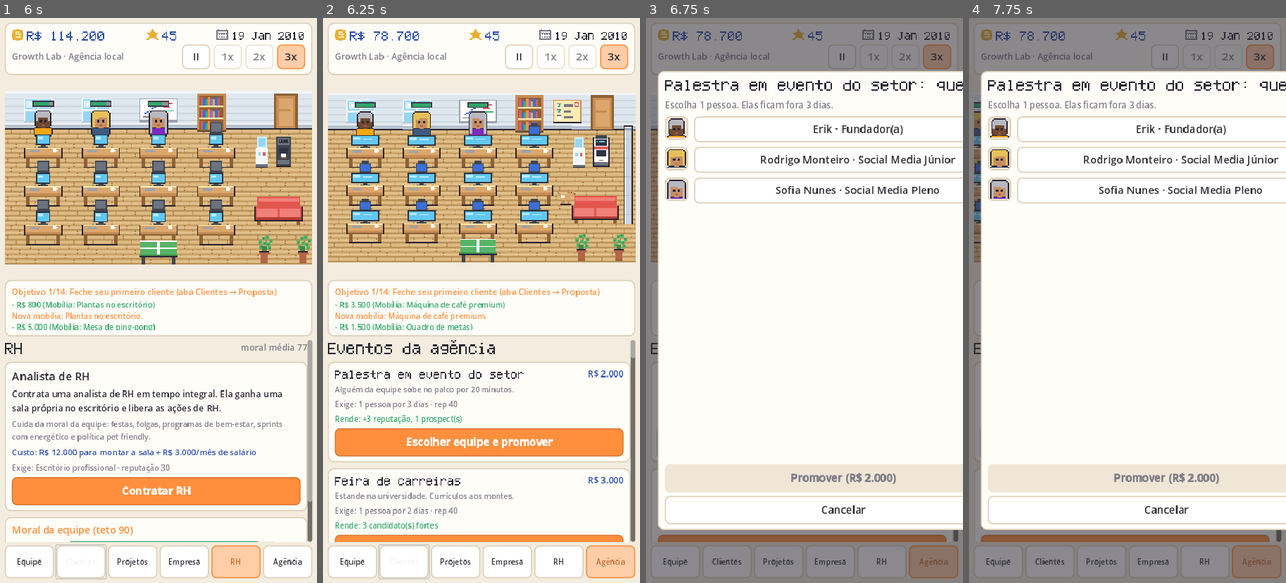
Above: before the commit, frames 1-4 (left to right).
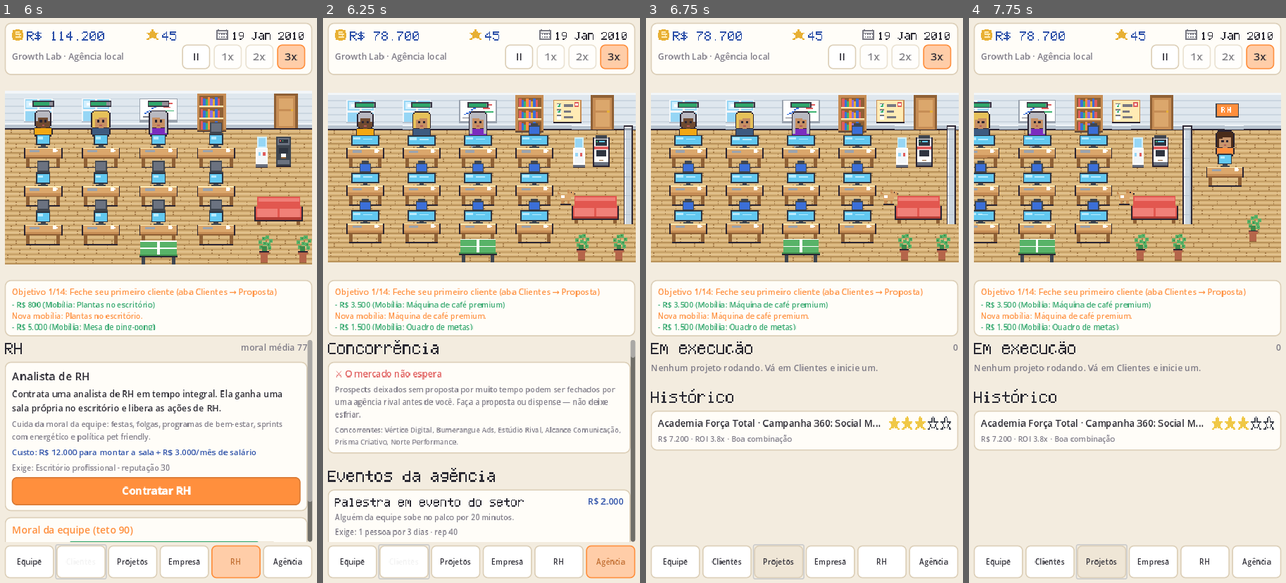
Above: after the commit, the same moments.

Repository: erikedusantanna/Growth-Story
Game: Godot game, scene res://tests/screenshot_tour.tscn
Two runs of this game, one before a commit and one after it. Both use one fixed random seed, a clock stepped at 60 frames per second and the inputs below. This scene is started directly instead of the project's main scene.
Inputs (mouse positions are in pixels of both pictures, inside the frame that each line leads up to):
- Up to frame 1 (6 s): click "II" at 0.5 s; click ">" at 1.25 s; click "1x" at 2 s; click "2x" at 2.75 s; click "3x" at 3.5 s; click "Equipe" at 4.25 s; click "Clientes" at 5 s; click "Dispensar" at 5.75 s
- Up to frame 2 (6.25 s): no input
- Up to frame 3 (6.75 s): click "Escolher equipe e promover" at 6.5 s
- Up to frame 4 (7.75 s): click (1124, 549) at 7.25 s, where only the run before the commit has a clickable "Escolher equipe e promover"

Frame 1 is identical in both runs. In frame 2, 13% of the frame differs, in the area x 1-99%, y 57-93%; in frame 3, 80%; in frame 4, 80%, in the area x 0-100%, y 0-100%.

Commit message:
Departamentos, gerentes e concorrência (recorte da Fase 4 do roadmap)
Quarto e último passo da rodada combinada com o usuário. A Fase 4 completa do GDD junta
bastante coisa (gerentes, departamentos, concorrentes, imprensa, aquisições, expansão
internacional); o usuário escolheu focar em departamentos/gerentes e concorrentes agora.

## Departamentos e gerentes (GDD §30-31)

- A partir do escritório com departamentos (nível 4), o jogador agrupa a equipe em
  departamentos (Criação, Estratégia, Performance, Atendimento, Tecnologia, Gestão).
- Um departamento com gerente (carreira "Gerente" ou acima) e 2+ pessoas rende +8% de
  produtividade a todos ali — reaproveita o padrão de bônus multiplicativo já usado por
  RH e mobília.
- Aba Equipe: visão geral dos departamentos (quem está em cada um, bônus ativo ou não) e
  um seletor por funcionário.

## Concorrência (GDD §30-31, §35)

- Prospects deixados sem proposta por muito tempo (22+ dias) agora podem ser fechados por
  uma agência rival antes do jogador — soma-se aos eventos que já existiam (proposta a
  funcionário, concorrente em ascensão), cobrindo a outra ponta: a disputa por clientes
  ainda não fechados.
- Aba Agência ganha um cartão explicando a mecânica e listando as agências rivais.

Validação: sim_test cobre o desbloqueio de departamentos, o bônus de produtividade
(com e sem gerente/quórum), persistência no save, e um prospect esquecido sendo fechado
pela concorrência; balanceamento de 3 anos e ui_smoke_test continuam passando limpos.
Screenshots das duas telas novas.

Co-Authored-By: Claude Fable 5.1 <noreply@anthropic.com>
Claude-Session: https://claude.ai/code/session_01VHKpn2xx3REFSoFH9J4JN9

Diff:
--- /dev/null
+++ b/data/competitors.json
@@ -0,0 +1,6 @@
+{
+  "agencies": ["Vértice Digital", "Bumerangue Ads", "Estúdio Rival", "Alcance Comunicação", "Prisma Criativo", "Norte Performance"],
+  "min_day": 60,
+  "steal_after_idle_days": 22,
+  "steal_chance_per_day": 0.05
+}
--- /dev/null
+++ b/data/departments.json
@@ -0,0 +1,13 @@
+{
+  "unlock_office": 4,
+  "min_members_for_bonus": 2,
+  "productivity_bonus": 0.08,
+  "departments": [
+    {"id": "criacao", "name": "Criação", "attr": "creativity", "desc": "Ideias, peças e campanhas criativas."},
+    {"id": "estrategia", "name": "Estratégia", "attr": "strategy", "desc": "Planejamento e posicionamento."},
+    {"id": "performance", "name": "Performance", "attr": "performance", "desc": "Mídia paga e resultado mensurável."},
+    {"id": "atendimento", "name": "Atendimento", "attr": "communication", "desc": "Relacionamento com o cliente."},
+    {"id": "tecnologia", "name": "Tecnologia", "attr": "technology", "desc": "Ferramentas, dados e automação."},
+    {"id": "gestao", "name": "Gestão", "attr": "management", "desc": "Processos e operação da agência."}
+  ]
+}
--- a/src/core/content_db.gd
+++ b/src/core/content_db.gd
@@ -24,6 +24,8 @@
 var furniture: Dictionary = {}
 var agency_events: Dictionary = {}
 var eras: Array = []
+var departments: Dictionary = {}
+var competitors: Dictionary = {}
 
 
 func load_all() -> void:
@@ -57,6 +59,8 @@
 	furniture = _load_json("res://data/furniture.json")
 	agency_events = _load_json("res://data/agency_events.json")
 	eras = _load_json("res://data/eras.json").get("eras", [])
+	departments = _load_json("res://data/departments.json")
+	competitors = _load_json("res://data/competitors.json")
 
 
 func _load_json(path: String) -> Dictionary:
--- a/src/core/game_manager.gd
+++ b/src/core/game_manager.gd
@@ -15,6 +15,8 @@
 var hr := HRSystem.new()
 var agency_events := AgencyEventSystem.new()
 var era := EraSystem.new()
+var departments := DepartmentSystem.new()
+var competitors := CompetitorSystem.new()
 var save := SaveSystem.new()
 var time := TimeSystem.new()
 
@@ -27,7 +29,7 @@
 func _ready() -> void:
 	content = ContentDB.new()
 	content.load_all()
-	for system in [services, employees, clients, projects, finance, reputation, events, office, objectives, hr, agency_events, era, time]:
+	for system in [services, employees, clients, projects, finance, reputation, events, office, objectives, hr, agency_events, era, departments, competitors, time]:
 		system.setup(self)
 	EventBus.state_changed.connect(func(): if state != null: objectives.check())
 
@@ -98,6 +100,7 @@
 	employees.on_day()
 	projects.on_day()
 	clients.on_day()
+	competitors.on_day()
 	events.on_day()
 	hr.on_day()
 	agency_events.on_day()
--- a/src/models/employee.gd
+++ b/src/models/employee.gd
@@ -37,6 +37,7 @@
 var busy_reason: String = ""
 var months_since_raise: int = 0
 var journey: Array = []                # [{day, text}] história do colaborador na agência
+var department: String = ""            # id do departamento (data/departments.json), "" = nenhum
 
 
 func attr(key: String) -> float:
@@ -91,7 +92,7 @@
 		"hired_on": hired_on, "candidate_expires": candidate_expires,
 		"project_id": project_id, "training_id": training_id, "busy_until": busy_until,
 		"busy_reason": busy_reason, "months_since_raise": months_since_raise,
-		"journey": journey.duplicate(true),
+		"journey": journey.duplicate(true), "department": department,
 	}
 
 
@@ -125,4 +126,5 @@
 	e.busy_reason = d.get("busy_reason", "")
 	e.months_since_raise = int(d.get("months_since_raise", 0))
 	e.journey = Array(d.get("journey", []))
+	e.department = String(d.get("department", ""))
 	return e
--- /dev/null
+++ b/src/systems/competitor_system.gd
@@ -0,0 +1,41 @@
+class_name CompetitorSystem
+extends RefCounted
+## Concorrência (GDD §30-31 e §35): o mercado não espera. Um prospect que fica tempo
+## demais sem proposta pode ser fechado por uma agência rival antes de você.
+## Propostas recebidas por funcionários (proposta_concorrente) e o crescimento de um
+## rival específico já existem como eventos (data/events.json); este sistema cobre a
+## outra ponta: a disputa por clientes ainda não fechados.
+
+var game
+var _last_steal_day := -9999
+
+
+func setup(g) -> void:
+	game = g
+
+
+func _data() -> Dictionary:
+	return game.content.competitors
+
+
+func agency_names() -> Array:
+	return _data().get("agencies", ["Uma agência concorrente"])
+
+
+func on_day() -> void:
+	var st: GameState = game.state
+	if st.day < int(_data().get("min_day", 60)):
+		return
+	if st.day == _last_steal_day:
+		return
+	var idle_days := int(_data().get("steal_after_idle_days", 22))
+	var chance := float(_data().get("steal_chance_per_day", 0.05))
+	for c in st.prospects():
+		if st.day - c.known_on < idle_days:
+			continue
+		if st.rng.randf() < chance:
+			var names: Array = agency_names()
+			var agency: String = names[st.rng.randi_range(0, names.size() - 1)]
+			game.clients.lose_client(c, "foi fechado por %s antes de você" % agency)
+			_last_steal_day = st.day
+			break
--- /dev/null
+++ b/src/systems/department_system.gd
@@ -0,0 +1,76 @@
+class_name DepartmentSystem
+extends RefCounted
+## Departamentos e gerentes (GDD §30-31): a partir de um escritório grande, o jogador
+## pode agrupar a equipe em departamentos. Um departamento com gerente (carreira "Gerente"
+## ou acima) e pelo menos min_members_for_bonus pessoas dá um bônus de produtividade a
+## todo mundo nele — uma forma leve de "deixar de executar" sem virar um ERP.
+
+const MANAGER_CAREER_LEVEL := 5   # índice de "Gerente" em data/names.json → career
+
+var game
+
+
+func setup(g) -> void:
+	game = g
+
+
+func is_unlocked() -> bool:
+	return game.state.office_level >= int(game.content.departments.get("unlock_office", 4))
+
+
+func all() -> Array:
+	return game.content.departments.get("departments", [])
+
+
+func by_id(id: String) -> Dictionary:
+	for d in all():
+		if d["id"] == id:
+			return d
+	return {}
+
+
+func members(dept_id: String) -> Array:
+	return game.state.employees.filter(func(e): return e.department == dept_id)
+
+
+## Primeiro funcionário do departamento já promovido a Gerente (ou acima).
+func manager(dept_id: String) -> Employee:
+	for e in members(dept_id):
+		if e.career_level >= MANAGER_CAREER_LEVEL:
+			return e
+	return null
+
+
+func has_bonus(dept_id: String) -> bool:
+	var min_members := int(game.content.departments.get("min_members_for_bonus", 2))
+	return members(dept_id).size() >= min_members and manager(dept_id) != null
+
+
+## Multiplicador de produtividade do departamento de um funcionário (1.0 se não se aplica).
+func productivity_multiplier(e: Employee) -> float:
+	if e.department == "" or not is_unlocked():
+		return 1.0
+	if has_bonus(e.department):
+		return 1.0 + float(game.content.departments.get("productivity_bonus", 0.08))
+	return 1.0
+
+
+func can_assign(e: Employee, dept_id: String) -> Dictionary:
+	if not is_unlocked():
+		var office_name: String = game.office.level_data(int(game.content.departments.get("unlock_office", 4))).get("name", "")
+		return {"ok": false, "reason": "Departamentos abrem com o %s." % office_name}
+	if dept_id != "" and by_id(dept_id).is_empty():
+		return {"ok": false, "reason": "Departamento desconhecido."}
+	return {"ok": true, "reason": ""}
+
+
+func assign(e: Employee, dept_id: String) -> Dictionary:
+	var check := can_assign(e, dept_id)
+	if not check.ok:
+		return check
+	e.department = dept_id
+	if dept_id != "":
+		game.employees.add_journey(e, "Passou a fazer parte do departamento de %s." % String(by_id(dept_id).get("name", dept_id)))
+		game.add_log("%s entrou para o time de %s." % [e.name, String(by_id(dept_id).get("name", dept_id))], "promo")
+	EventBus.state_changed.emit()
+	return {"ok": true, "reason": ""}
--- a/src/systems/employee_system.gd
+++ b/src/systems/employee_system.gd
@@ -124,7 +124,7 @@
 	var buffs: Dictionary = game.hr.buff_multipliers()
 	var furniture: Dictionary = game.office.furniture_effects()
 	return base * (0.7 + e.motivation / 100.0 * 0.6) * (1.0 - e.stress / 220.0) \
-		* float(buffs["productivity"]) * float(furniture["productivity"])
+		* float(buffs["productivity"]) * float(furniture["productivity"]) * game.departments.productivity_multiplier(e)
 
 
 ## Moral (campo `motivation`) com teto dado pela mobília do escritório.
--- a/src/ui/screens/team_screen.gd
+++ b/src/ui/screens/team_screen.gd
@@ -7,6 +7,8 @@
 	var st: GameState = Game.state
 	content.add_child(header("Equipe", "%d/%d lugares · moral média %d" % [st.employees.size(), Game.office.capacity(), int(Game.employees.morale_average())]))
 	content.add_child(_office_banner())
+	if Game.departments.is_unlocked():
+		content.add_child(_departments_overview())
 	for e in st.employees:
 		content.add_child(_employee_card(e))
 	content.add_child(UIKit.spacer(4))
@@ -49,6 +51,52 @@
 	return card
 
 
+## Visão geral dos departamentos: quem está em cada um e se o bônus de produtividade está ativo.
+func _departments_overview() -> PanelContainer:
+	var card := UIKit.card()
+	var v := UIKit.card_content(card)
+	v.add_child(UIKit.label("🏢 Departamentos", 17, UIKit.COLOR_ACCENT))
+	v.add_child(UIKit.muted("Gerente + %d pessoas no mesmo departamento rendem +%d%% de produtividade para todos ali." %
+		[int(Game.content.departments.get("min_members_for_bonus", 2)), int(float(Game.content.departments.get("productivity_bonus", 0.08)) * 100)], 13))
+	for d in Game.departments.all():
+		var members: Array = Game.departments.members(d.id)
+		if members.is_empty():
+			continue
+		var row := UIKit.hbox(8)
+		var active := Game.departments.has_bonus(d.id)
+		row.add_child(UIKit.label(String(d.name), 14, UIKit.COLOR_GREEN if active else UIKit.COLOR_TEXT, false))
+		var names: Array = members.map(func(m): return m.name.split(" ")[0])
+		row.add_child(UIKit.muted("%s%s" % [", ".join(names), " · bônus ativo" if active else ""], 13))
+		v.add_child(row)
+	return card
+
+
+## Linha com o departamento atual e um botão para trocar (popup de escolha).
+func _department_row(e: Employee) -> HBoxContainer:
+	var row := UIKit.hbox(8)
+	var dept: Dictionary = Game.departments.by_id(e.department)
+	var label_text: String = "🏢 %s" % String(dept.get("name", "Sem departamento"))
+	row.add_child(UIKit.label(label_text, 14, UIKit.COLOR_ACCENT if not dept.is_empty() else UIKit.COLOR_MUTED))
+	if not dept.is_empty() and e.career_level >= DepartmentSystem.MANAGER_CAREER_LEVEL:
+		row.add_child(UIKit.label("(gerente)", 13, UIKit.COLOR_GOLD))
+	var b := UIKit.button("Trocar", func(): _pick_department(e), false, 32)
+	b.size_flags_horizontal = 0
+	b.custom_minimum_size.x = 80
+	row.add_child(b)
+	return row
+
+
+func _pick_department(e: Employee) -> void:
+	var depts: Array = Game.departments.all()
+	var labels: Array = ["Sem departamento"]
+	var ids: Array = [""]
+	for d in depts:
+		labels.append(String(d.name))
+		ids.append(String(d.id))
+	popups().show_choice("Departamento de %s" % e.name.split(" ")[0], "Cada departamento reforça um atributo do time. Um gerente (carreira Gerente ou acima) mais gente no mesmo departamento rende bônus de produtividade.",
+		labels, func(idx): Game.departments.assign(e, ids[idx]))
+
+
 func _employee_card(e: Employee) -> PanelContainer:
 	var st: GameState = Game.state
 	var card := UIKit.card()
@@ -71,6 +119,8 @@
 	meta2.add_child(UIKit.label("Salário %s/mês" % UIKit.money(e.salary), 14, UIKit.COLOR_MUTED))
 	meta2.add_child(UIKit.label("XP %d" % int(e.experience), 14, UIKit.COLOR_MUTED))
 	v.add_child(meta2)
+	if Game.departments.is_unlocked():
+		v.add_child(_department_row(e))
 	var actions := UIKit.hbox()
 	var train := UIKit.button("Treinar", func(): popups().show_training(e))
 	train.disabled = not e.is_available(st.day)
--- a/src/ui/screens/unlocks_screen.gd
+++ b/src/ui/screens/unlocks_screen.gd
@@ -6,6 +6,7 @@
 
 
 func build() -> void:
+	_build_competitors()
 	_build_agency_events()
 	var era: Dictionary = Game.era.current()
 	content.add_child(header("Serviços", "%d/%d" % [Game.state.unlocked_services.size(), Game.content.service_order.size()]))
@@ -34,6 +35,19 @@
 		v.add_child(UIKit.label("Funciona: %s" % ", ".join(best.map(func(s): return Game.content.service_name(s))), 14, UIKit.COLOR_GREEN, true))
 		v.add_child(UIKit.label("Evite: %s" % ", ".join(poor.map(func(s): return Game.content.service_name(s))), 14, UIKit.COLOR_RED, true))
 		content.add_child(card)
+
+
+# --- Concorrência ------------------------------------------------------------------
+
+func _build_competitors() -> void:
+	var names: Array = Game.competitors.agency_names()
+	content.add_child(header("Concorrência"))
+	content.add_child(UIKit.card([
+		UIKit.label("⚔️ O mercado não espera", 15, UIKit.COLOR_RED, true),
+		UIKit.muted("Prospects deixados sem proposta por muito tempo podem ser fechados por uma agência rival antes de você. Faça a proposta ou dispense — não deixe esfriar.", 13),
+		UIKit.muted("Concorrentes: %s." % ", ".join(names), 12),
+	]))
+	content.add_child(UIKit.spacer(4))
 
 
 # --- Eventos da agência ----------------------------------------------------------
--- a/tests/screenshot_tour.gd
+++ b/tests/screenshot_tour.gd
@@ -147,6 +147,19 @@
 	main.show_screen("company")
 	await _frames(2)
 	await _shot("11_company_after")
+	main.show_screen("unlocks")
+	await _frames(2)
+	await _shot("12_concorrencia")
+	st.office_level = 4
+	st.money = 200000.0
+	st.employees[0].career_level = 5
+	Game.departments.assign(st.employees[0], "criacao")
+	if st.employees.size() > 1:
+		Game.departments.assign(st.employees[1], "criacao")
+	EventBus.state_changed.emit()
+	main.show_screen("team")
+	await _frames(3)
+	await _shot("13_departamentos")
 	print("screenshots em %s" % ProjectSettings.globalize_path(out_dir))
 	get_tree().quit(0)
 
--- a/tests/sim_test.gd
+++ b/tests/sim_test.gd
@@ -18,6 +18,8 @@
 	_test_hr_furniture_events(game)
 	_test_audio(game)
 	_test_era(game)
+	_test_departments(game)
+	_test_competitors(game)
 	if failures == 0:
 		print("\n[OK] Todos os testes passaram.")
 		get_tree().quit(0)
@@ -343,6 +345,48 @@
 	check(changed_era, "log de mudança de era aparece na virada 2011→2012")
 
 
+func _test_departments(game) -> void:
+	print("== Departamentos ==")
+	game.new_game("Depto Test", "Chefe", 5)
+	var st = game.state
+	check(not game.departments.is_unlocked(), "departamentos começam fechados")
+	st.office_level = 4
+	check(game.departments.is_unlocked(), "departamentos abrem no escritório com departamentos")
+	st.money = 500000.0
+	var a = game.employees.generate_candidate("normal")
+	st.candidates.append(a)
+	game.employees.hire(a)
+	var b = game.employees.generate_candidate("normal")
+	st.candidates.append(b)
+	game.employees.hire(b)
+	a.career_level = DepartmentSystem.MANAGER_CAREER_LEVEL
+	var prod_before: float = game.employees.productivity(b)
+	check(game.departments.assign(a, "criacao").ok, "atribuiu gerente ao departamento de Criação")
+	check(not game.departments.has_bonus("criacao"), "só 1 pessoa ainda não rende bônus")
+	check(game.departments.assign(b, "criacao").ok, "segunda pessoa entra no mesmo departamento")
+	check(game.departments.has_bonus("criacao"), "gerente + 2 pessoas rende bônus")
+	check(game.employees.productivity(b) > prod_before, "produtividade sobe com o bônus de departamento (%.3f > %.3f)" % [game.employees.productivity(b), prod_before])
+	var saved: Dictionary = st.to_dict()
+	var loaded = GameState.from_dict(saved)
+	check(loaded.employee_by_id(b.id).department == "criacao", "departamento sobrevive ao save")
+
+
+func _test_competitors(game) -> void:
+	print("== Concorrência ==")
+	game.new_game("Competitor Test", "Chefe", 9)
+	var st = game.state
+	st.day = 100
+	st.money = 500000.0
+	var c: Client = game.clients.spawn_prospect()
+	c.known_on = st.day - 30   # já passou do tempo de espera
+	var guard := 0
+	while c.status == Client.Status.PROSPECT and guard < 400:
+		game.competitors.on_day()
+		st.day += 1
+		guard += 1
+	check(c.status == Client.Status.LOST, "concorrente fecha com o prospect esquecido (%d dias)" % guard)
+
+
 func _test_scoring(game) -> void:
 	print("== Avaliação ==")
 	game.new_game("Score", "Chefe", 7)
Not shown, changed: README.md
Not shown, changed: docs/ARQUITETURA.md
